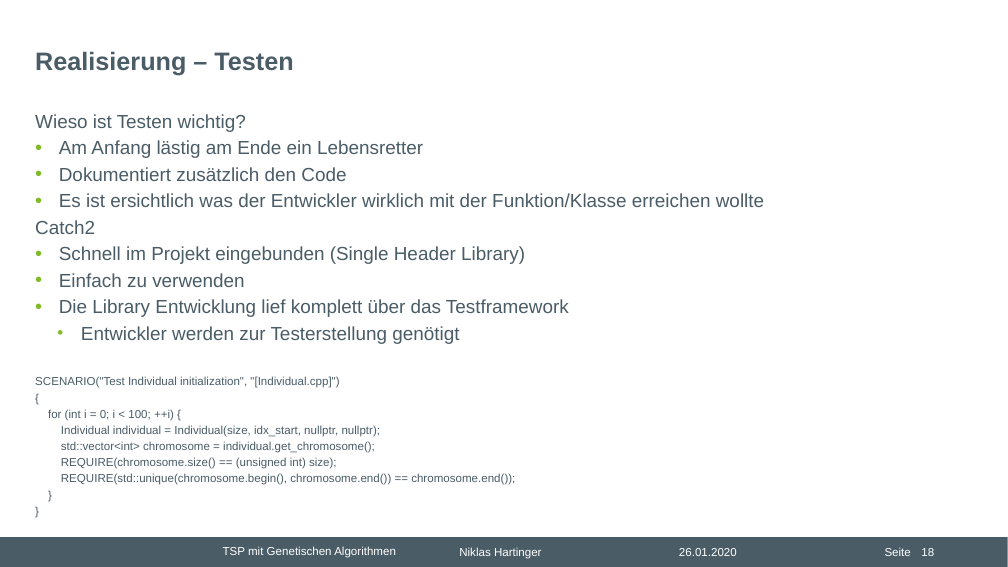
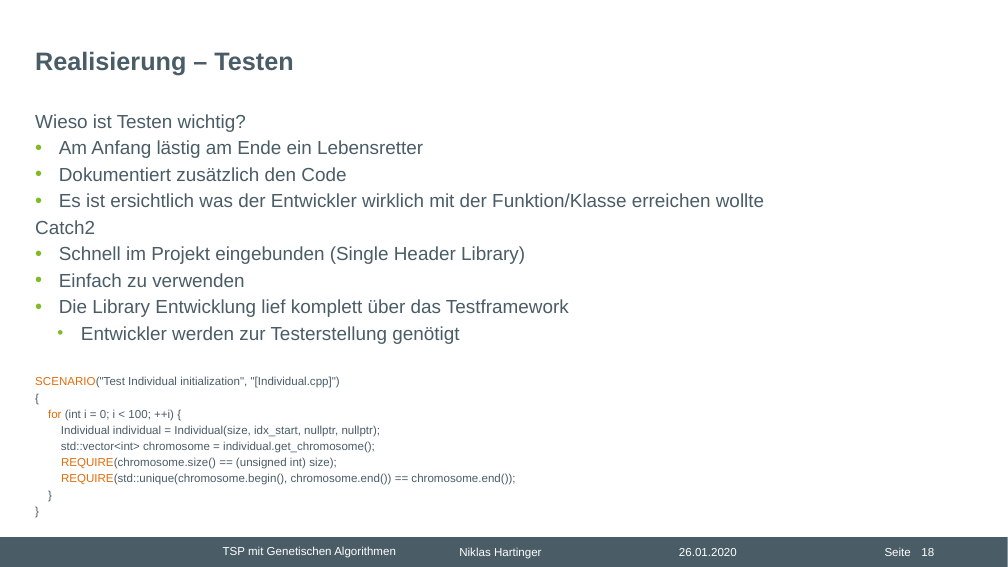
Before and after one commit to nhrt/Genetic-Algorithms, a slide deck: slide 18 of Projektvortrag/Präsentation Projektvortrag.pptx. Drawn at 1008x567 pixels with LibreOffice and Linux fonts; fonts in the diff are those of the drawing; background and template pictures are left out. Boxes give left, top, right and bottom in pixels: in the first picture for what was removed or moved away, otherwise in the second. Text is boxed around its words. In the diff, an @@ line names an element or a change of style, - is before the commit and + after.

```diff
--- a/Projektvortrag/Präsentation Projektvortrag.pptx
+++ b/Projektvortrag/Präsentation Projektvortrag.pptx
@@ text at (x1=35, y1=376, x2=515, y2=485): text colour #4A5C66 to #E46C0A in "SCENARIO("Test", "for", "REQUIRE(chromosome.size()", "REQUIRE(std::unique(chromosome.begin()," @@
```
Also in this commit, not shown: 6 other slides changed, 1 slide removed.
